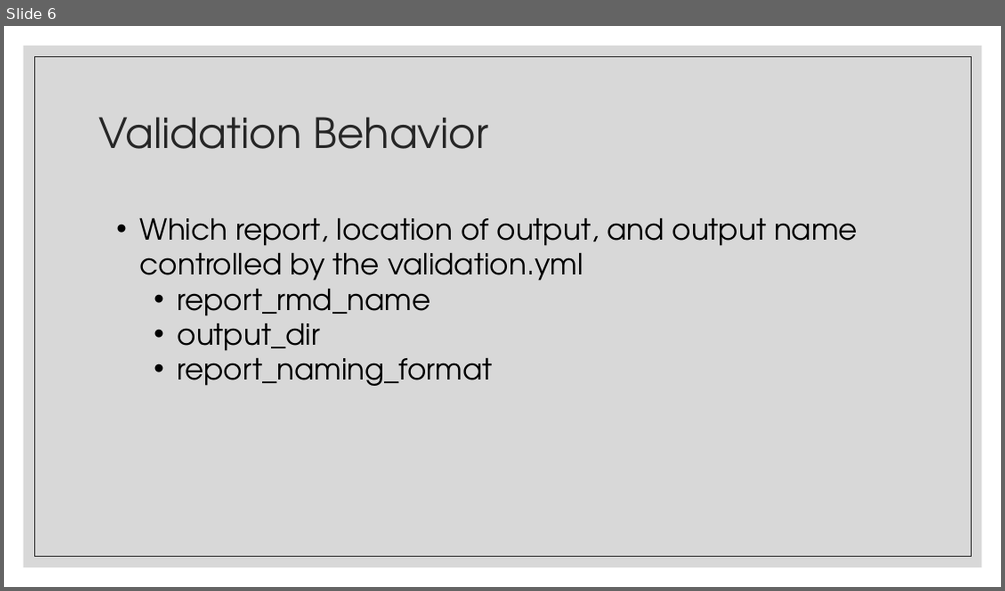
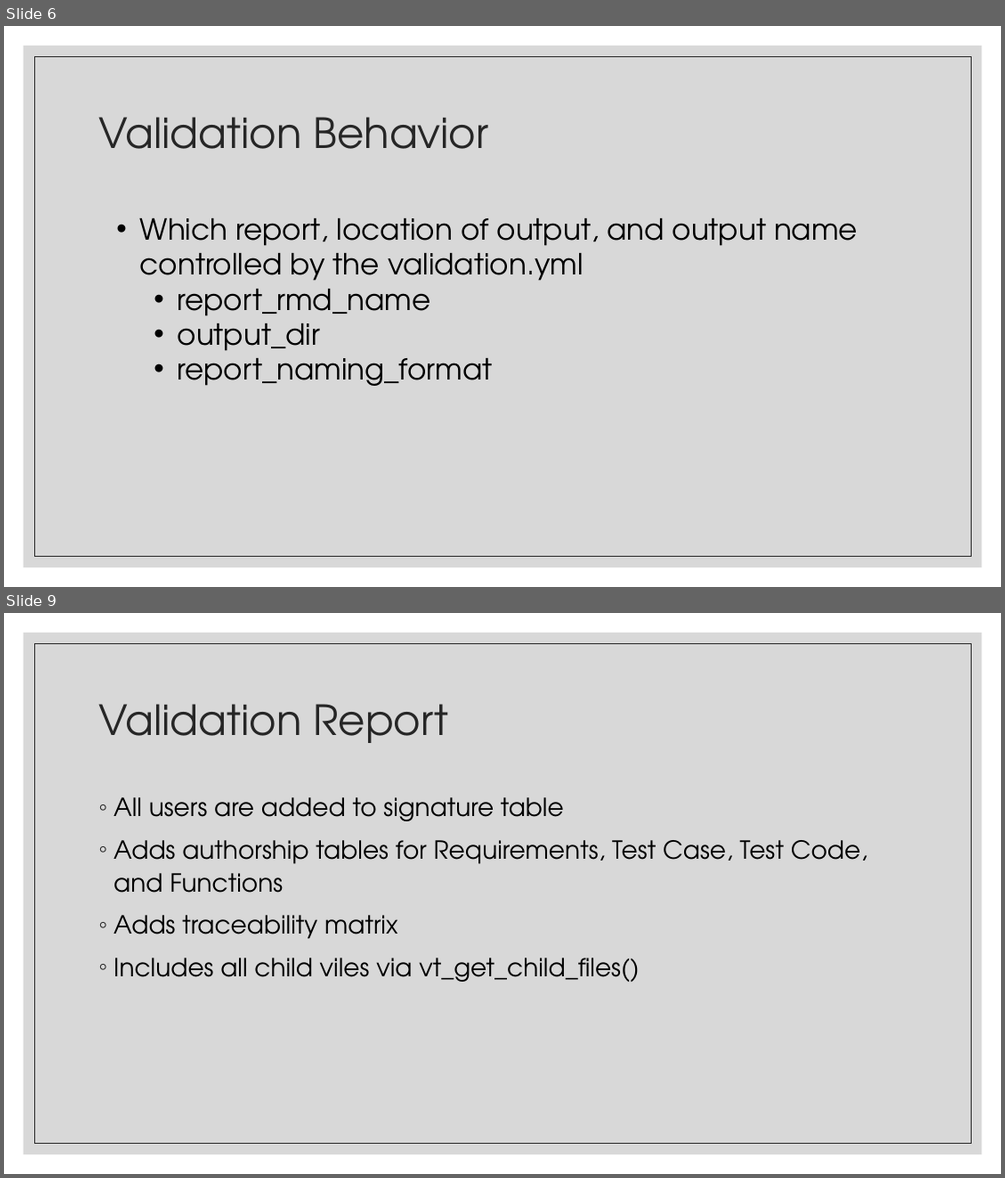
Before and after one commit to FredHutch/R_Package_Validation_Tutorial, a slide deck: Slides/Slides-04-Introduction_to_Valtools/Slides-04-02-The_Validation_Report/Slides-04-02-The_Validation_Report.pptx. Shown one above the other, each under a label of ours: slide 6 before the commit, slides 6 and 9 after it; the slides between them are not shown. The pictures are 1005x591 and 1005x1178 pixels, drawn with LibreOffice and Linux fonts; fonts in the diff are those of the drawing. Boxes give left, top, right and bottom in pixels: in the first picture for what was removed or moved away, otherwise in the second. Text is boxed around its words. In the diff, an @@ line names an element or a change of style, - is before the commit and + after.

```diff
--- a/Slides/Slides-04-Introduction_to_Valtools/Slides-04-02-The_Validation_Report/Slides-04-02-The_Validation_Report.pptx
+++ b/Slides/Slides-04-Introduction_to_Valtools/Slides-04-02-The_Validation_Report/Slides-04-02-The_Validation_Report.pptx
@@ slide 9 added at (4,613,1001,1174), background #FFFFFF; not listed: 2 template elements that a slide beside it also shows @@
@@ title added at (98,704,449,743), 40 pt, text #262626 @@
+Validation Report
@@ text added at (113,797,867,981), 24 pt, text #000000 @@
+◦ All users are added to signature table
+◦ Adds authorship tables for Requirements, Test Case, Test Code, and Functions
+◦ Adds traceability matrix
+◦ Includes all child viles via vt_get_child_files()
```
Also in this commit, not shown: 4 other slides added, 1 other file.
